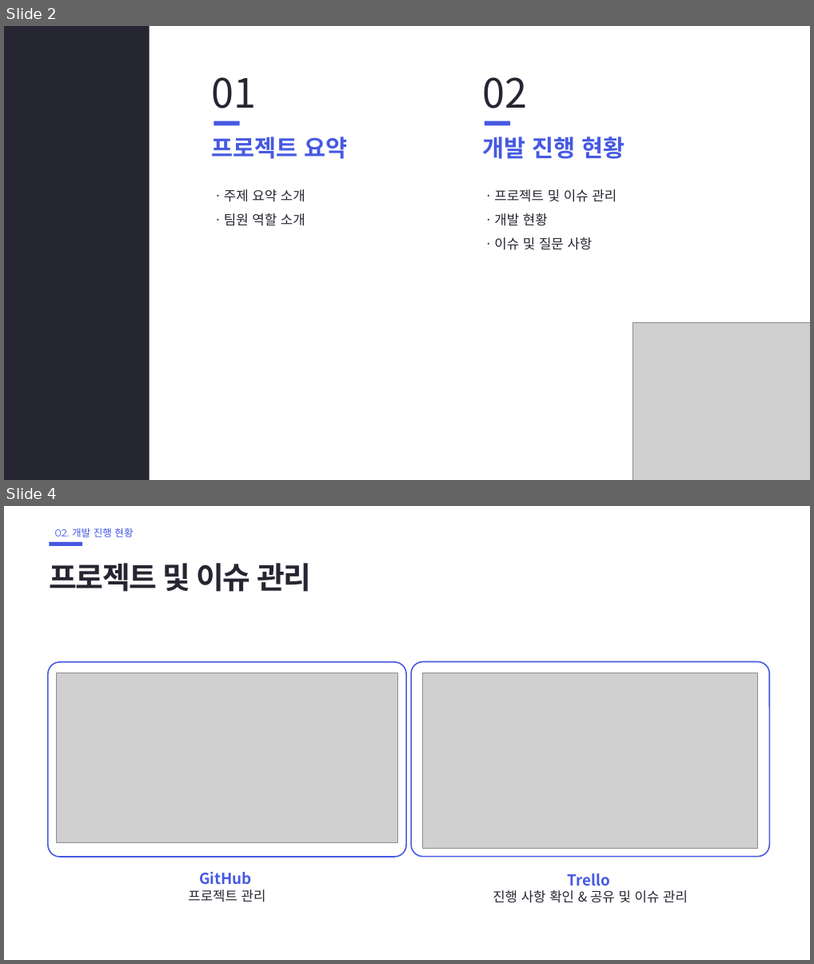
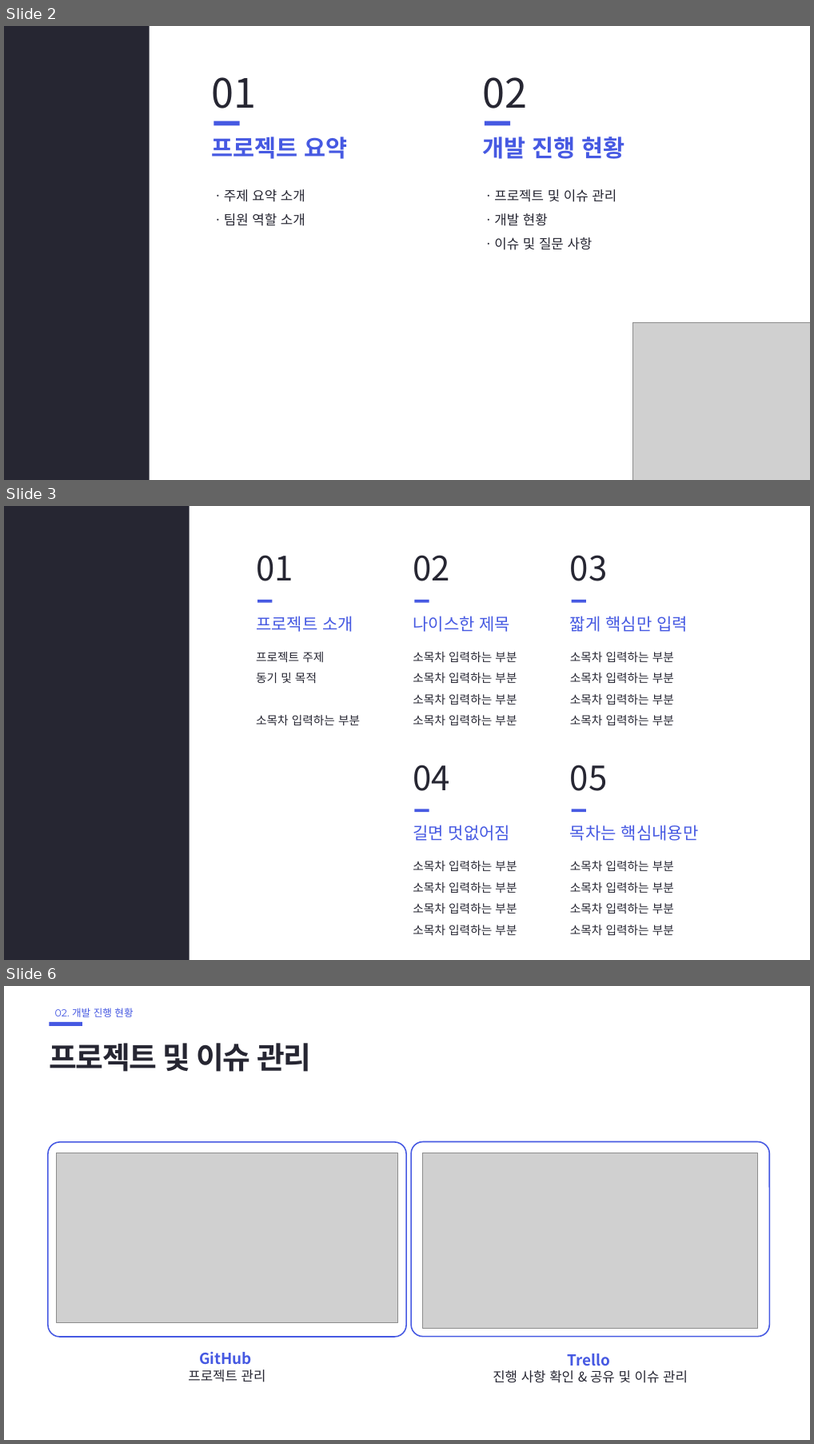
Before and after one commit to genmu5/2023_Cloud_Service_Project, a slide deck: 04_Etc/오픈 인프라 개발 경진대회 워크샵/워크샵 발표 ppt_논스탑4.pptx. Shown one above the other, each under a label of ours: slides 2 and 4 before the commit, slides 2, 3 and 6 after it; the slides between them are not shown. The pictures are 814x964 and 814x1444 pixels, drawn with LibreOffice and Linux fonts; fonts in the diff are those of the drawing; grey boxes stand for pictures. Boxes give left, top, right and bottom in pixels: in the first picture for what was removed or moved away, otherwise in the second. Text is boxed around its words. In the diff, an @@ line names an element or a change of style, - is before the commit and + after.

```diff
--- a/04_Etc/오픈 인프라 개발 경진대회 워크샵/워크샵 발표 ppt_논스탑4.pptx
+++ b/04_Etc/오픈 인프라 개발 경진대회 워크샵/워크샵 발표 ppt_논스탑4.pptx
@@ slide 3 added at bbox=[4, 506, 810, 960], background #FFFFFF @@
@@ rectangle added at bbox=[4, 506, 189, 960], fill #262632 @@
@@ text added at bbox=[30, 544, 148, 575], 24 pt, text #FFFFFF @@
+Contents
@@ text added at bbox=[256, 555, 294, 581], 40 pt, text #262632 @@
+01
@@ text added at bbox=[413, 555, 450, 581], 40 pt, text #262632 @@
+02
@@ text added at bbox=[570, 555, 608, 581], 40 pt, text #262632 @@
+03
@@ rectangle added at bbox=[258, 600, 272, 603], fill #4659E2 @@
@@ rectangle added at bbox=[414, 600, 430, 603], fill #4659E2 @@
@@ rectangle added at bbox=[572, 600, 586, 603], fill #4659E2 @@
@@ text added at bbox=[256, 616, 354, 632], 20 pt, text #4659E2 @@
+프로젝트 소개
@@ text added at bbox=[413, 616, 511, 632], 20 pt, text #4659E2 @@
+나이스한 제목
@@ text added at bbox=[570, 616, 688, 632], 20 pt, text #4659E2 @@
+짧게 핵심만 입력
@@ text added at bbox=[256, 652, 360, 725], 14 pt, text #262632 @@
+프로젝트 주제
+동기 및 목적
+소목차 입력하는 부분
@@ text added at bbox=[413, 652, 517, 725], 14 pt, text #262632 @@
+소목차 입력하는 부분
+소목차 입력하는 부분
+소목차 입력하는 부분
+소목차 입력하는 부분
@@ text added at bbox=[570, 652, 674, 725], 14 pt, text #262632 @@
+소목차 입력하는 부분
+소목차 입력하는 부분
+소목차 입력하는 부분
+소목차 입력하는 부분
@@ text added at bbox=[413, 764, 450, 791], 40 pt, text #262632 @@
+04
@@ text added at bbox=[570, 764, 608, 791], 40 pt, text #262632 @@
+05
@@ rectangle added at bbox=[414, 808, 430, 812], fill #4659E2 @@
@@ rectangle added at bbox=[572, 808, 586, 812], fill #4659E2 @@
@@ text added at bbox=[413, 824, 510, 840], 20 pt, text #4659E2 @@
+길면 멋없어짐
@@ text added at bbox=[570, 824, 699, 840], 20 pt, text #4659E2 @@
+목차는 핵심내용만
@@ text added at bbox=[413, 860, 517, 935], 14 pt, text #262632 @@
+소목차 입력하는 부분
+소목차 입력하는 부분
+소목차 입력하는 부분
+소목차 입력하는 부분
@@ text added at bbox=[570, 860, 674, 935], 14 pt, text #262632 @@
+소목차 입력하는 부분
+소목차 입력하는 부분
+소목차 입력하는 부분
+소목차 입력하는 부분
@@ what was slide 4 is now slide 6 @@
```
Also in this commit, not shown: 1 slide changed, 8 other slides added, 1 other file.
